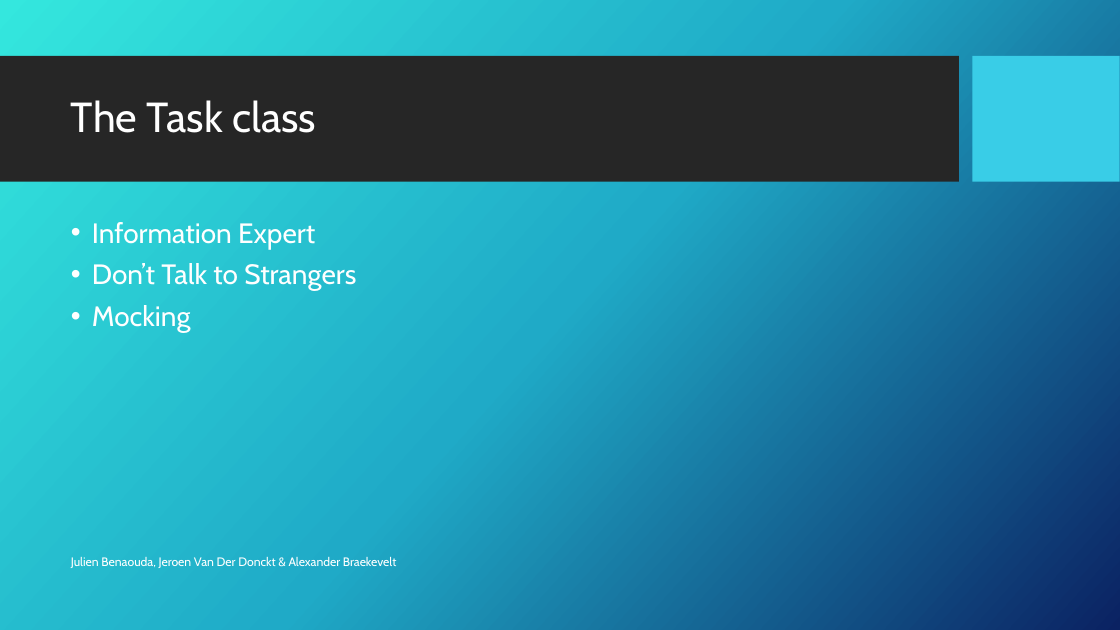
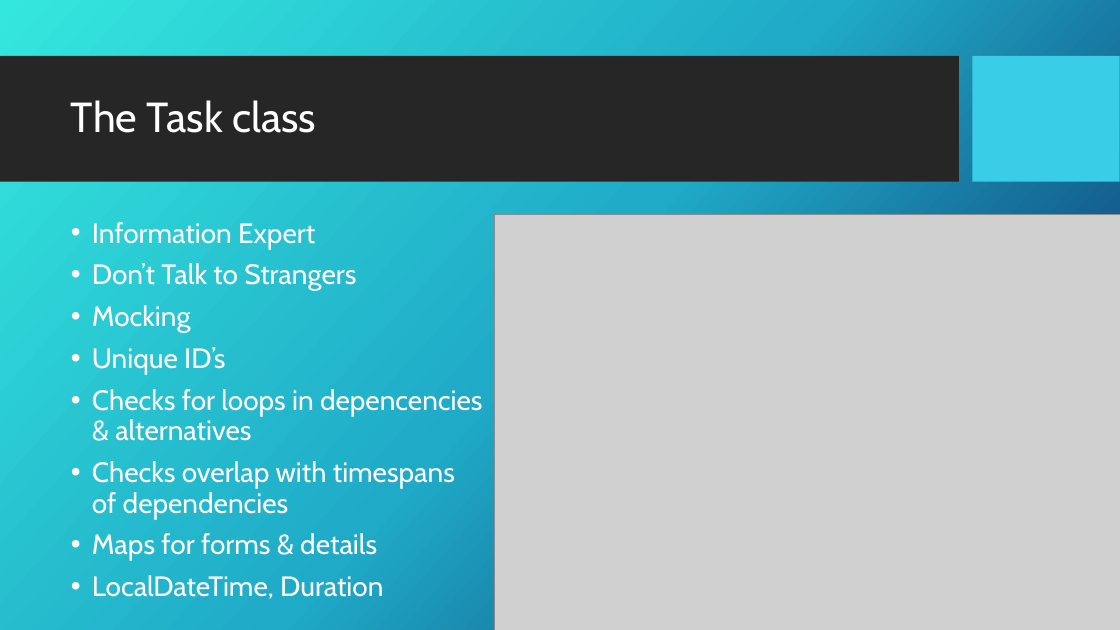
Before and after one commit to julienbenaouda/projectJJA, a slide deck: slide 3 of presentation/Presentation Taskman.pptx. Drawn at 1120x630 pixels with LibreOffice and Linux fonts; fonts in the diff are those of the drawing; grey boxes stand for pictures; background and template pictures are left out. Boxes give left, top, right and bottom in pixels: in the first picture for what was removed or moved away, otherwise in the second. Text is boxed around its words. In the diff, an @@ line names an element or a change of style, - is before the commit and + after.

```diff
--- a/presentation/Presentation Taskman.pptx
+++ b/presentation/Presentation Taskman.pptx
@@ picture added at (494, 215, 1120, 630) @@
@@ text at (92, 347, 483, 561): paragraphs added @@
+• Unique ID’s
+• Checks for loops in depencencies & alternatives
+• Checks overlap with timespans of dependencies
+• Maps for forms & details
+• LocalDateTime, Duration
@@ text removed at (71, 557, 396, 568) @@
-Julien Benaouda, Jeroen Van Der Donckt & Alexander Braekevelt
```
Also in this commit, not shown: 6 other slides changed, 4 slides added, 3 other files.
